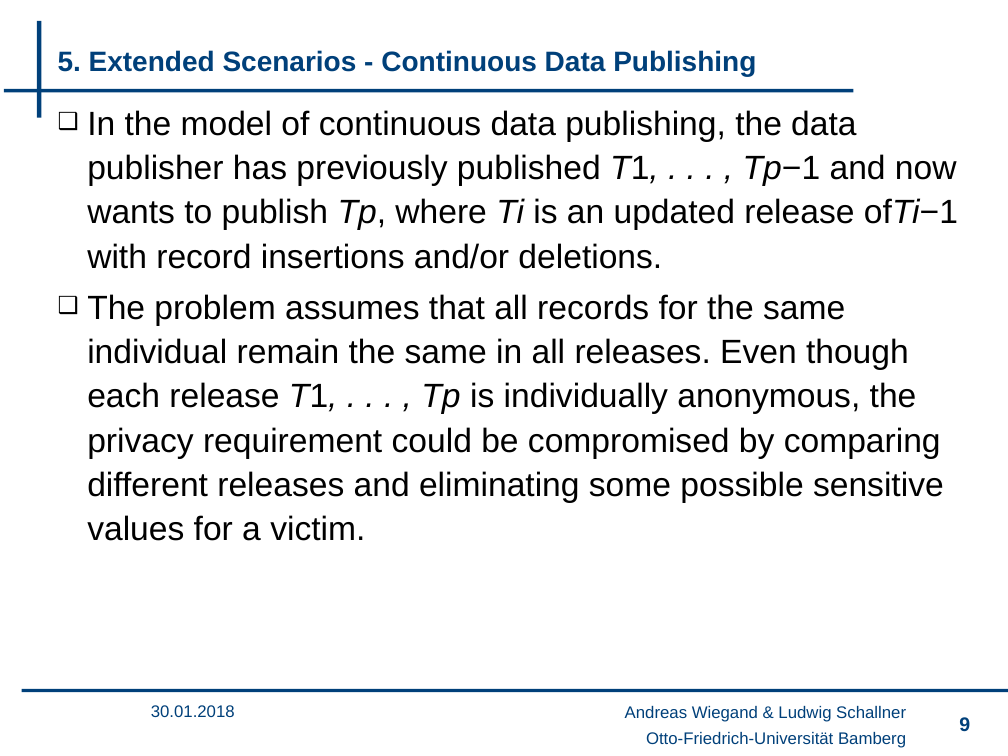
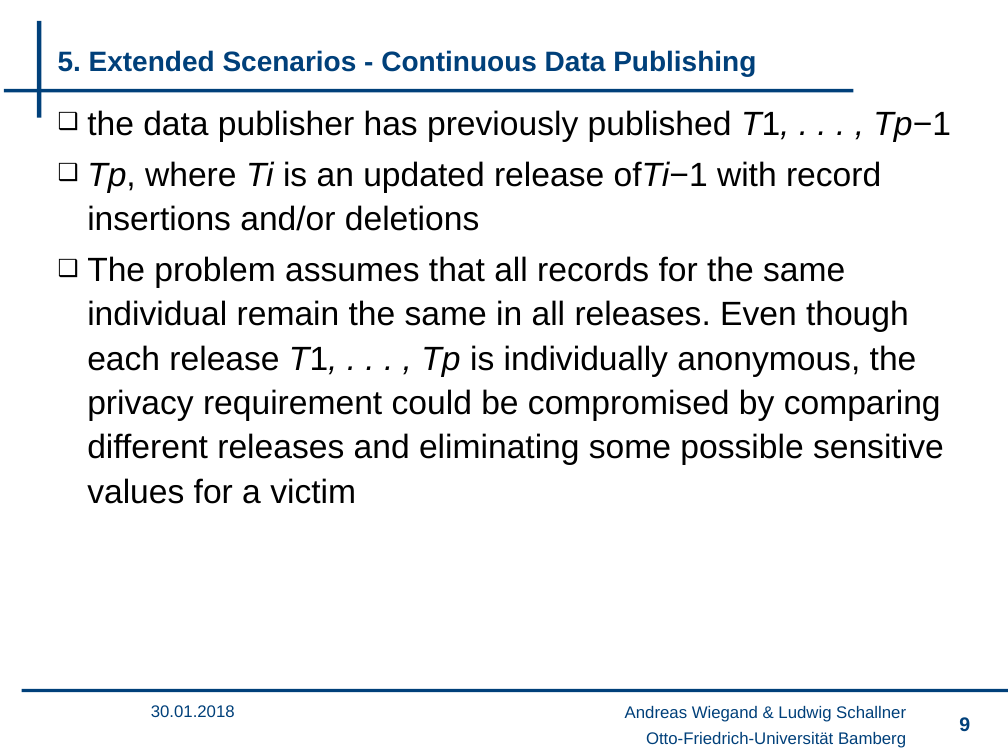
Before and after one commit to wsgan001/PSI-MSem, a slide deck: slide 9 of presentation/sicherheits_an.pptx. Drawn at 1008x756 pixels with LibreOffice and Linux fonts; fonts in the diff are those of the drawing; background and template pictures are left out. Boxes give left, top, right and bottom in pixels: in the first picture for what was removed or moved away, otherwise in the second. Text is boxed around its words. In the diff, an @@ line names an element or a change of style, - is before the commit and + after.

```diff
--- a/presentation/sicherheits_an.pptx
+++ b/presentation/sicherheits_an.pptx
@@ text at <box>87,110,951,504</box>: text changed @@
-❑ In the model of continuous data publishing, the data publisher has previously published T1, . . . , Tp−1 and now wants to publish Tp, where Ti is an updated release ofTi−1 with record insertions and/or deletions.
-❑ The problem assumes that all records for the same individual remain the same in all releases. Even though each release T1, . . . , Tp is individually anonymous, the privacy requirement could be compromised by comparing different releases and eliminating some possible sensitive values for a victim.
+❑ the data publisher has previously published T1, . . . , Tp−1
+❑ Tp, where Ti is an updated release ofTi−1 with record insertions and/or deletions
+❑ The problem assumes that all records for the same individual remain the same in all releases. Even though each release T1, . . . , Tp is individually anonymous, the privacy requirement could be compromised by comparing different releases and eliminating some possible sensitive values for a victim
```
Also in this commit, not shown: 1 other slide changed, 4 other files.
